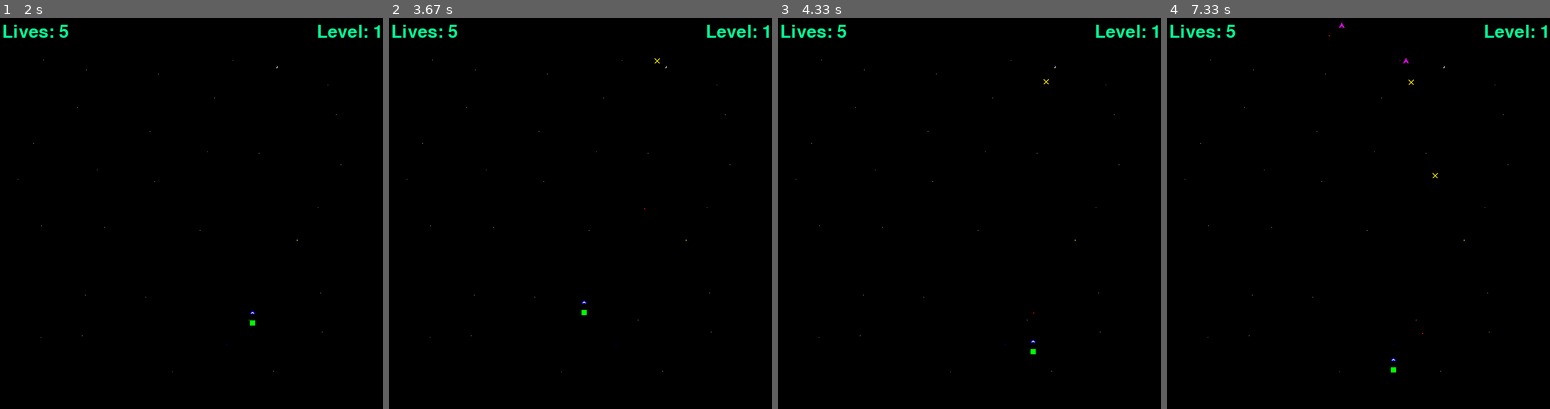
Above: before the commit, frames 1-4 (left to right).
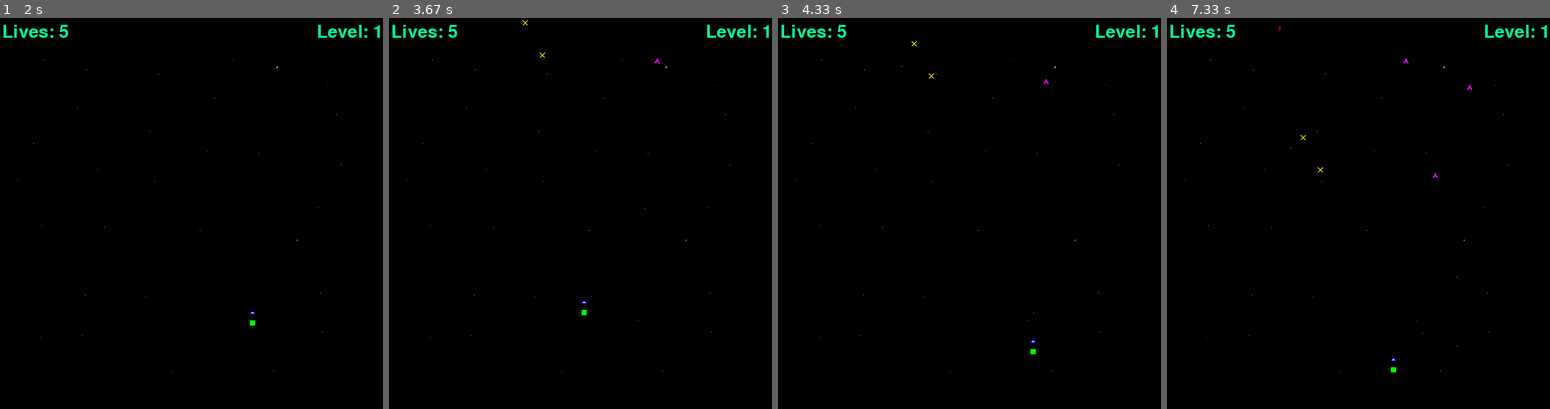
Above: after the commit, the same moments.

Repository: eroliver/first_pygame
Game: pygame game, started from shooter.py
Same seed, same stepped clock (60 frames per second), same inputs: the game is played once before the commit and once after it.
Inputs:
- Up to frame 1 (2 s): hold D 0.33-0.8 s; hold W 0.83-1.13 s; tap Space at 0.9, 1.23, 1.53, 1.73 s; hold D 1.17-1.63 s; hold A from 1.67 s (still down)
- Up to frame 2 (3.67 s): tap Space at 2.03, 2.3, 2.63, 2.93, 3.07, 3.47 s; release A at 2.2 s; hold S 2.23-2.53 s; hold A 2.57-2.97 s; hold W 3-3.37 s; hold D from 3.4 s (still down)
- Up to frame 3 (4.33 s): tap Space at 3.77, 4.13 s; release D at 4.03 s; hold S from 4.07 s (still down)
- Up to frame 4 (7.33 s): release S at 4.43 s; hold A 4.47-4.93 s; tap Space at 4.53, 4.83, 5.03, 5.33, 5.53, 5.87, 6.17, 6.37, 6.67, 6.93, 7.27 s; hold D 4.97-5.43 s; hold W 5.47-5.77 s; hold D 5.8-6.27 s; hold A 6.3-6.83 s; hold S 6.87-7.17 s; hold A from 7.2 s (still down)

Frame 1 is identical in both runs. In frame 2, less than 0.1% of the frame differs, in the area x 34-71%, y 0-12%; in frame 3, less than 0.1%; in frame 4, less than 0.1%, in the area x 29-80%, y 1-84%.

Commit message:
Added assets and basic player movement - added health, projectiles and collision - todos for changing assets - todo: change enemies to have hp instead of simply being removed

Diff:
--- a/shooter.py
+++ b/shooter.py
@@ -2,6 +2,7 @@
 import os
 import time
 import random
+import math
 
 # TODO turn ships into dragons
 # initialize pygame font module
@@ -86,8 +87,6 @@
             projectile = Projectile(self.x, self.y, self.projectile_img)
             self.projectiles.append(projectile)
             self.cool_down_counter = 1
-
-
 
 
 class Player(Ship):
@@ -113,12 +112,15 @@
                             self.projectiles.remove(projectile)
 
     def healthbar(self, window):
-        pygame.draw.rect(window, (255,0,0), (self.x, self.y + self.dragon_img.get_height() + 10, self.dragon_img.get_width(), 10))
-        pygame.draw.rect(window, (0,255,0), (self.x, self.y + self.dragon_img.get_height() + 10, self.dragon_img.get_width() * (self.health/self.max_health), 10))
+        pygame.draw.rect(window, (255, 0, 0),
+                         (self.x, self.y + self.dragon_img.get_height() + 10, self.dragon_img.get_width(), 10))
+        pygame.draw.rect(window, (0, 255, 0), (self.x, self.y + self.dragon_img.get_height() + 10,
+                                               self.dragon_img.get_width() * int(self.health / self.max_health), 10))
 
     def draw(self, window):
         super().draw(window)
         self.healthbar(window)
+
 
 # TODO give enemies unique projectiles
 
@@ -140,7 +142,7 @@
 
     def shoot(self):
         if self.cool_down_counter == 0:
-            projectile = Projectile(self.x-20, self.y, self.projectile_img)
+            projectile = Projectile(self.x - 20, self.y, self.projectile_img)
             self.projectiles.append(projectile)
             self.cool_down_counter = 1
 
@@ -149,8 +151,6 @@
     offset_x = obj2.x - obj1.x
     offset_y = obj2.y - obj1.y
     return obj1.mask.overlap(obj2.mask, (offset_x, offset_y)) is not None
-
-
 
 
 # the main game loop
@@ -193,7 +193,7 @@
 
         if lost:
             lost_label = lost_font.render("You Lost!", 1, (255, 0, 0))
-            WINDOW.blit(lost_label, (WIDTH/2 - lost_label.get_width()/2, 350))
+            WINDOW.blit(lost_label, ((WIDTH / 2 - lost_label.get_width() / 2), 350))
 
         pygame.display.update()
 
@@ -215,7 +215,8 @@
             wave_length += 5
             # spawn enemies at different heights above the screen and allow them to descend at same velocity
             for i in range(wave_length):
-                enemy = Enemy(random.randrange(50, WIDTH - 100), random.randrange(-1500, -100), random.choice(["red", "yellow", "purple"]))
+                enemy = Enemy(random.randrange(50, WIDTH - 100), random.randrange(-1500, -100),
+                              random.choice(["red", "yellow", "purple"]))
                 enemies.append(enemy)
 
         # ends the main game loop when the window is closed
@@ -240,7 +241,7 @@
             enemy.move(enemy_vel)
             enemy.move_projectiles(projectile_vel, player)
 
-            if random.randrange(0, 2*60) == 1:
+            if random.randrange(0, 2 * 60) == 1:
                 enemy.shoot()
 
             if collide(enemy, player):
